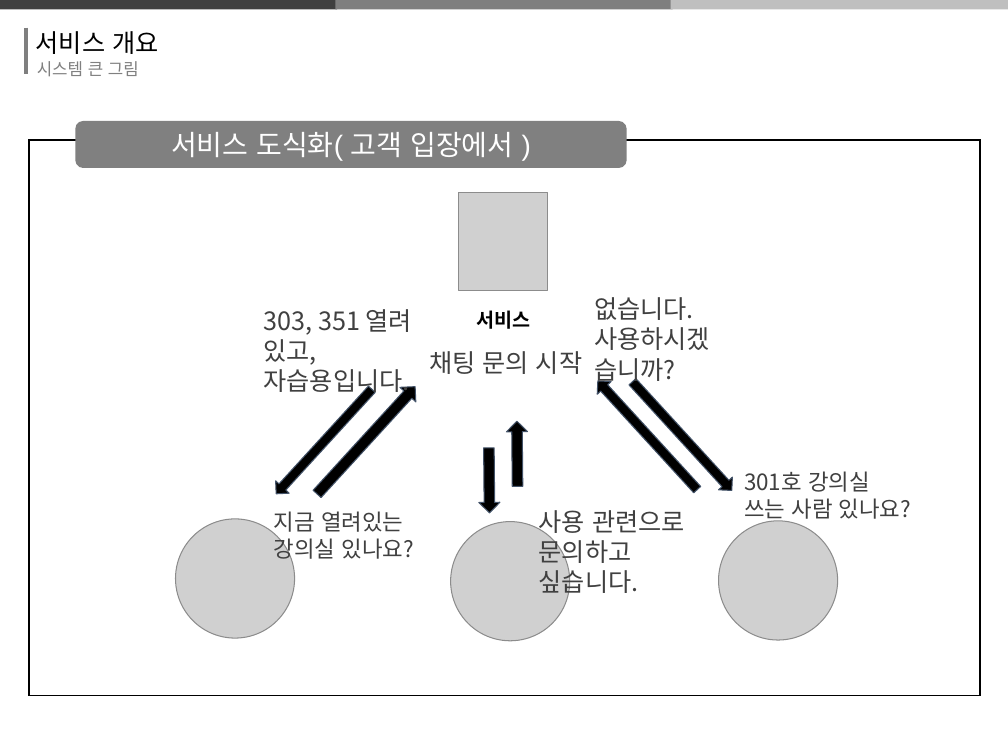
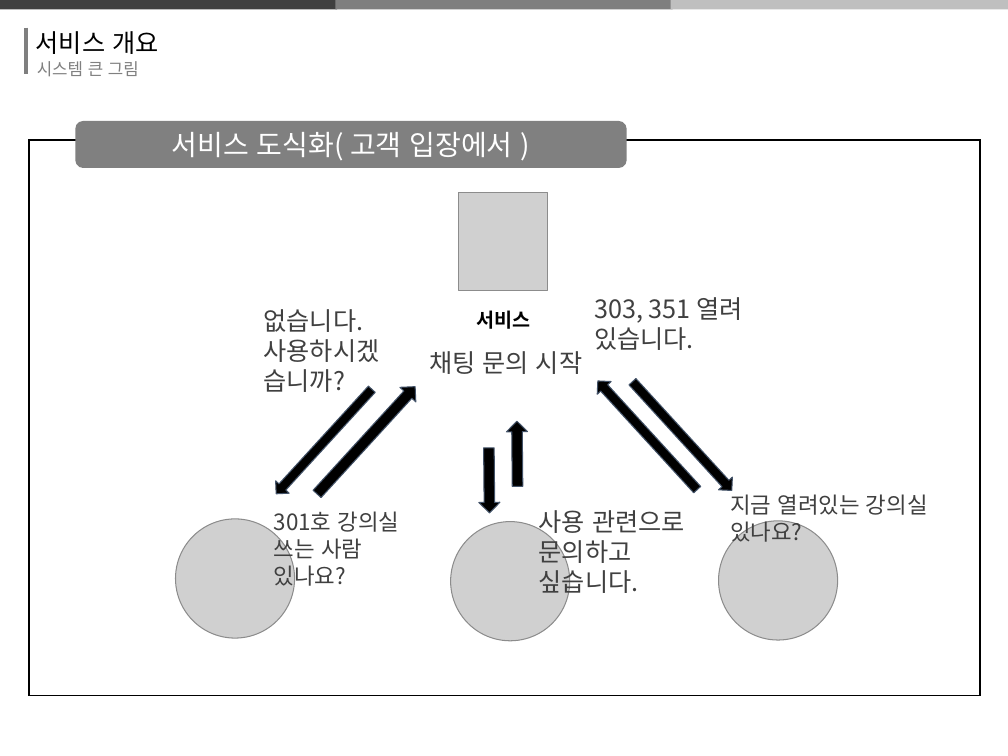
Before and after one commit to thrk941106/2018system_programming, a slide deck: slide 10 of 시프ppt 제작중.pptx. Drawn at 1008x756 pixels with LibreOffice and Linux fonts; fonts in the diff are those of the drawing; grey boxes stand for pictures. Boxes give left, top, right and bottom in pixels: in the first picture for what was removed or moved away, otherwise in the second. Text is boxed around its words. In the diff, an @@ line names an element or a change of style, - is before the commit and + after.

```diff
--- a/시프ppt 제작중.pptx
+++ b/시프ppt 제작중.pptx
@@ rounded rectangle "서비스 도식화( 고객 입장에서 )" at (76, 121, 627, 168): font Arial to Noto Sans CJK KR @@
@@ text at (594, 297, 742, 350): text changed @@
-없습니다.
-사용하시겠습니까?
+303, 351 열려 있습니다.
@@ text at (264, 309, 380, 392): text changed @@
-303, 351 열려 있고,
-자습용입니다.
+없습니다.
+사용하시겠습니까?
@@ text at (730, 494, 928, 546): text changed @@
-301호 강의실
-쓰는 사람 있나요?
+지금 열려있는 강의실 있나요?
@@ text at (274, 511, 400, 590): text changed @@
-지금 열려있는 강의실 있나요?
+301호 강의실
+쓰는 사람 있나요?
```
Also in this commit, not shown: 5 other slides changed.
